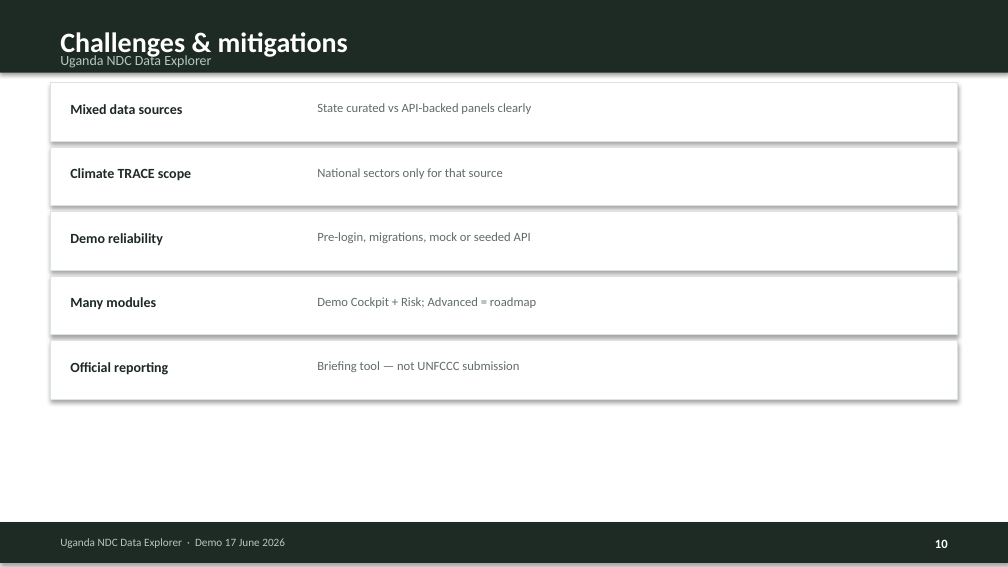
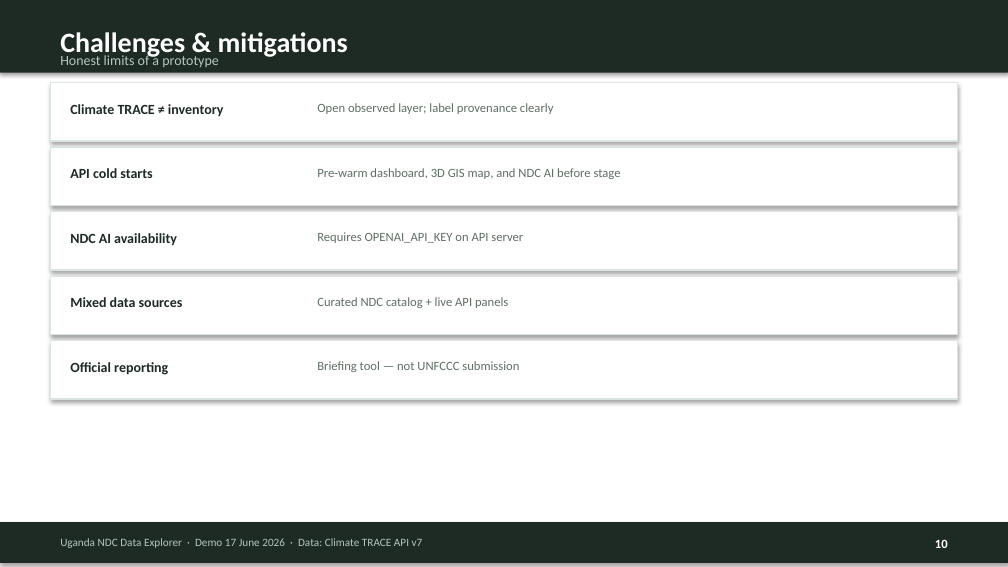
Before and after one commit to tseten14/NDC-Dashboard, a slide deck: slide 10 of docs/Uganda-NDC-Data-Explorer-Demo-June-17-2026.pptx. Drawn at 1008x567 pixels with LibreOffice and Linux fonts; fonts in the diff are those of the drawing. Boxes give left, top, right and bottom in pixels: in the first picture for what was removed or moved away, otherwise in the second. Text is boxed around its words. In the diff, an @@ line names an element or a change of style, - is before the commit and + after.

```diff
--- a/docs/Uganda-NDC-Data-Explorer-Demo-June-17-2026.pptx
+++ b/docs/Uganda-NDC-Data-Explorer-Demo-June-17-2026.pptx
@@ text at (x1=60, y1=54, x2=218, y2=67): text changed @@
-Uganda NDC Data Explorer
+Honest limits of a prototype
@@ text at (x1=70, y1=104, x2=223, y2=116): text changed @@
-Mixed data sources
+Climate TRACE ≠ inventory
@@ text at (x1=317, y1=103, x2=553, y2=114): text changed @@
-State curated vs API-backed panels clearly
+Open observed layer; label provenance clearly
@@ text at (x1=70, y1=168, x2=152, y2=178): text changed @@
-Climate TRACE scope
+API cold starts
@@ text at (x1=317, y1=168, x2=621, y2=179): text changed @@
-National sectors only for that source
+Pre-warm dashboard, 3D GIS map, and NDC AI before stage
@@ text at (x1=70, y1=233, x2=177, y2=246): text changed @@
-Demo reliability
+NDC AI availability
@@ text at (x1=317, y1=232, x2=523, y2=243): text changed @@
-Pre-login, migrations, mock or seeded API
+Requires OPENAI_API_KEY on API server
@@ outline #DCE4E0 0.75 pt to #DCE4E0 1 pt in 4 elements at (x1=50, y1=83, x2=958, y2=141), (x1=50, y1=147, x2=958, y2=206), (x1=50, y1=212, x2=958, y2=270), (x1=50, y1=276, x2=958, y2=335) @@
@@ text at (x1=70, y1=297, x2=183, y2=307): text changed @@
-Many modules
+Mixed data sources
@@ text at (x1=317, y1=297, x2=508, y2=308): text changed @@
-Demo Cockpit + Risk; Advanced = roadmap
+Curated NDC catalog + live API panels
@@ text at (x1=60, y1=538, x2=423, y2=548): text changed @@
-Uganda NDC Data Explorer · Demo 17 June 2026
+Uganda NDC Data Explorer · Demo 17 June 2026 · Data: Climate TRACE API v7
```
Also in this commit, not shown: 2 other slides changed, 8 slides added, 11 slides removed, 49 other files.
